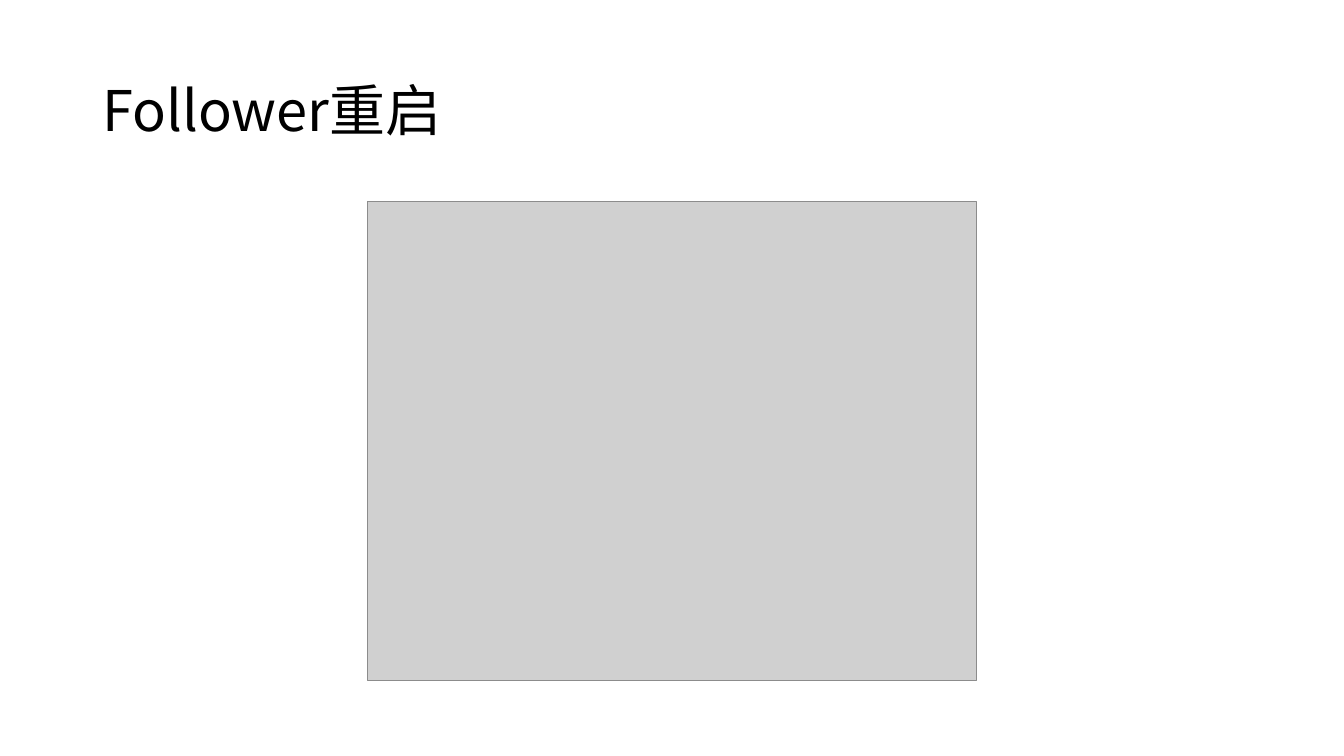
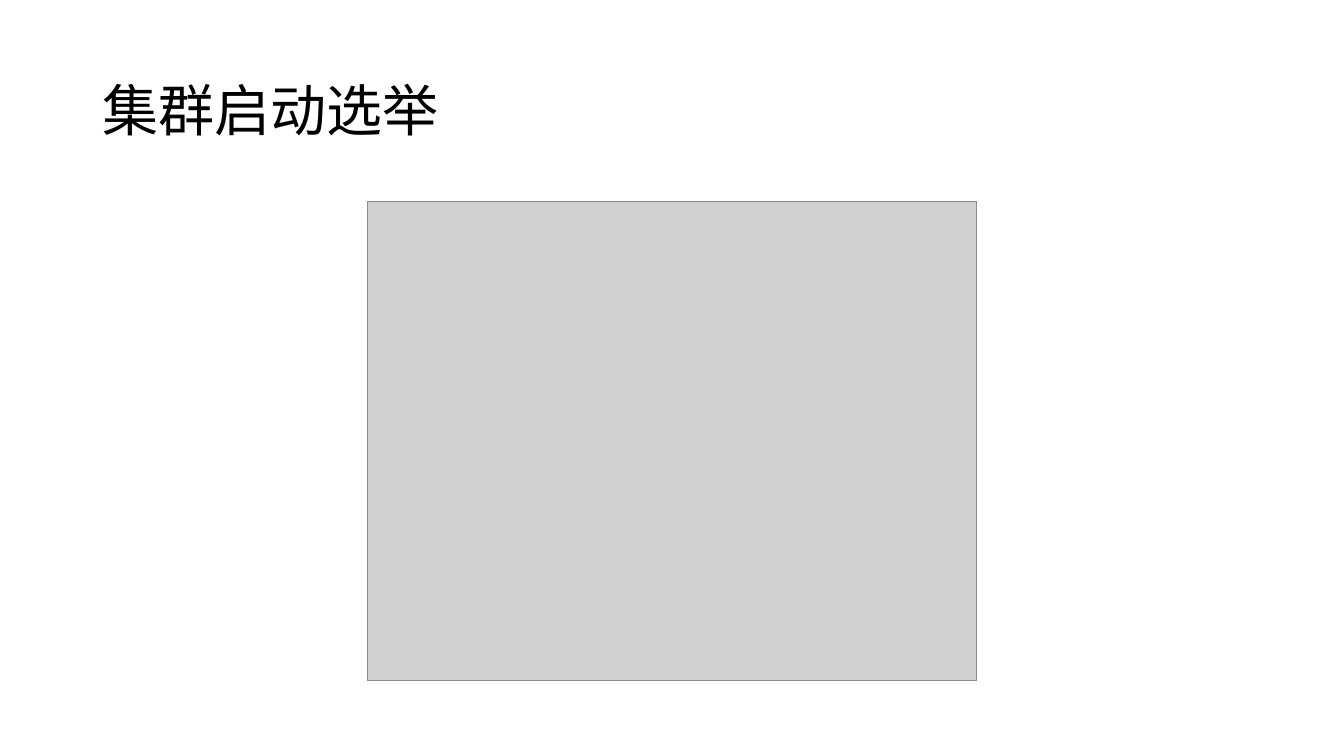
Before and after one commit to moxingwang/zookeeper, a slide deck: slide 81 of zookeeper.v3.pptx. Drawn at 1344x756 pixels with LibreOffice and Linux fonts; fonts in the diff are those of the drawing; grey boxes stand for pictures. Boxes give left, top, right and bottom in pixels: in the first picture for what was removed or moved away, otherwise in the second. Text is boxed around its words. In the diff, an @@ line names an element or a change of style, - is before the commit and + after.

```diff
--- a/zookeeper.v3.pptx
+++ b/zookeeper.v3.pptx
@@ title at (x1=102, y1=83, x2=438, y2=136): text changed @@
-Follower重启
+集群启动选举
```
